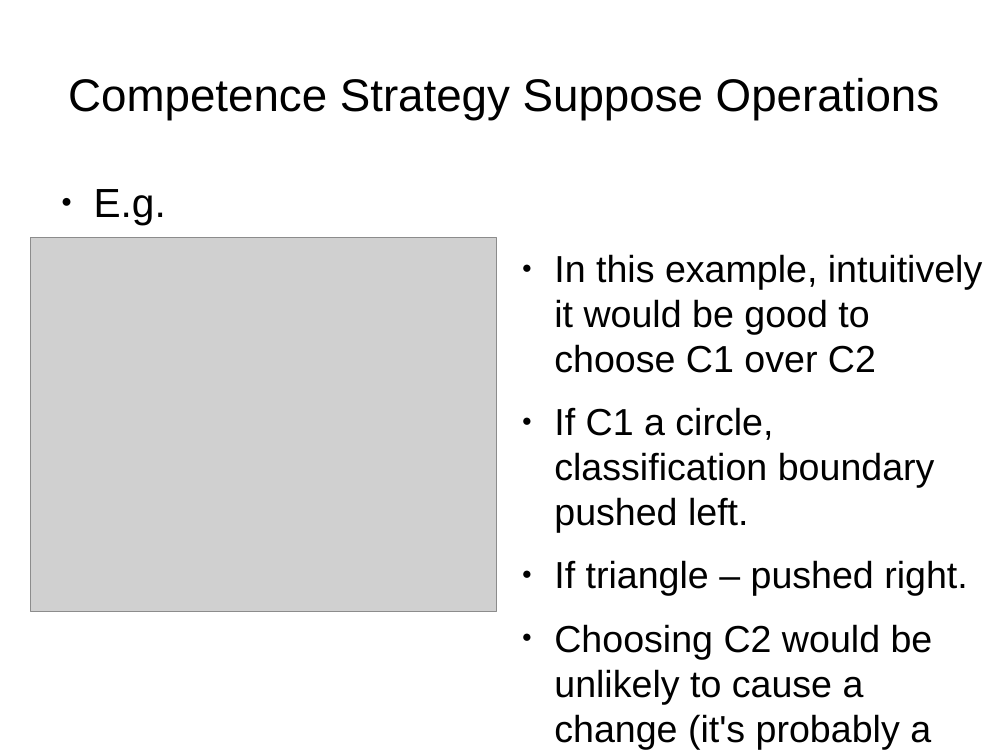
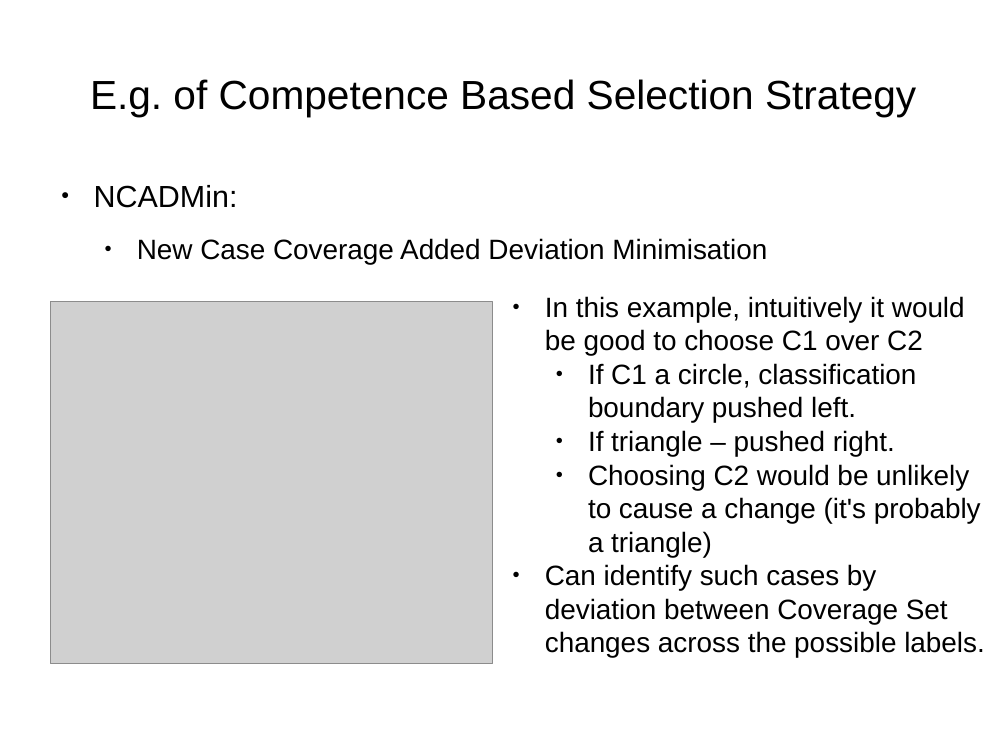
Before and after one commit to charlesmccarthyirl/FYP, a slide deck: slide 20 of Documentation/Demo Day/Presentation.odp (slide 15 before the commit). Drawn at 1008x756 pixels with LibreOffice and Linux fonts; fonts in the diff are those of the drawing; grey boxes stand for pictures. Boxes give left, top, right and bottom in pixels: in the first picture for what was removed or moved away, otherwise in the second. Text is boxed around its words. In the diff, an @@ line names an element or a change of style, - is before the commit and + after.

```diff
--- a/Documentation/Demo Day/Presentation.odp
+++ b/Documentation/Demo Day/Presentation.odp
@@ title at [90, 79, 916, 117]: text changed; size 36 to 32 pt @@
-Competence Strategy Suppose Operations
+E.g. of Competence Based Selection Strategy
@@ text removed at [94, 189, 166, 225] @@
-● E.g.
@@ text added at [94, 185, 767, 264], 22 pt, text #000000 @@
+● NCADMin:
+  ● New Case Coverage Added Deviation Minimisation
@@ text "In this example, intuitively it ...": place and size @@
-text "In this example, intuitively it ..." at [554, 254, 982, 749]
+text "In this example, intuitively it ..." at [545, 296, 985, 657]
@@ text at [545, 296, 965, 456]: size 29.6 to 22 pt in "In this example, intuitively it would be ...", "If C1 a circle, classification boundary pushed ...", "If triangle – pushed right."; less space between paragraphs; list level 1 to 2 in "If C1 a circle, classification ..."; list level 1 to 2 in "If triangle – pushed right." @@
@@ picture: place and size @@
-picture at [31, 238, 498, 612]
+picture at [50, 302, 493, 664]
@@ text at [545, 464, 985, 657]: text changed; size 29.6 to 22 pt @@
-● Choosing C2 would be unlikely to cause a change (it's probably a triangle).
+  ● Choosing C2 would be unlikely to cause a change (it's probably a triangle)
+● Can identify such cases by deviation between Coverage Set changes across the possible labels.
```
Also in this commit, not shown: 13 other slides changed, 7 slides added, 1 slide removed, 2 other files.
